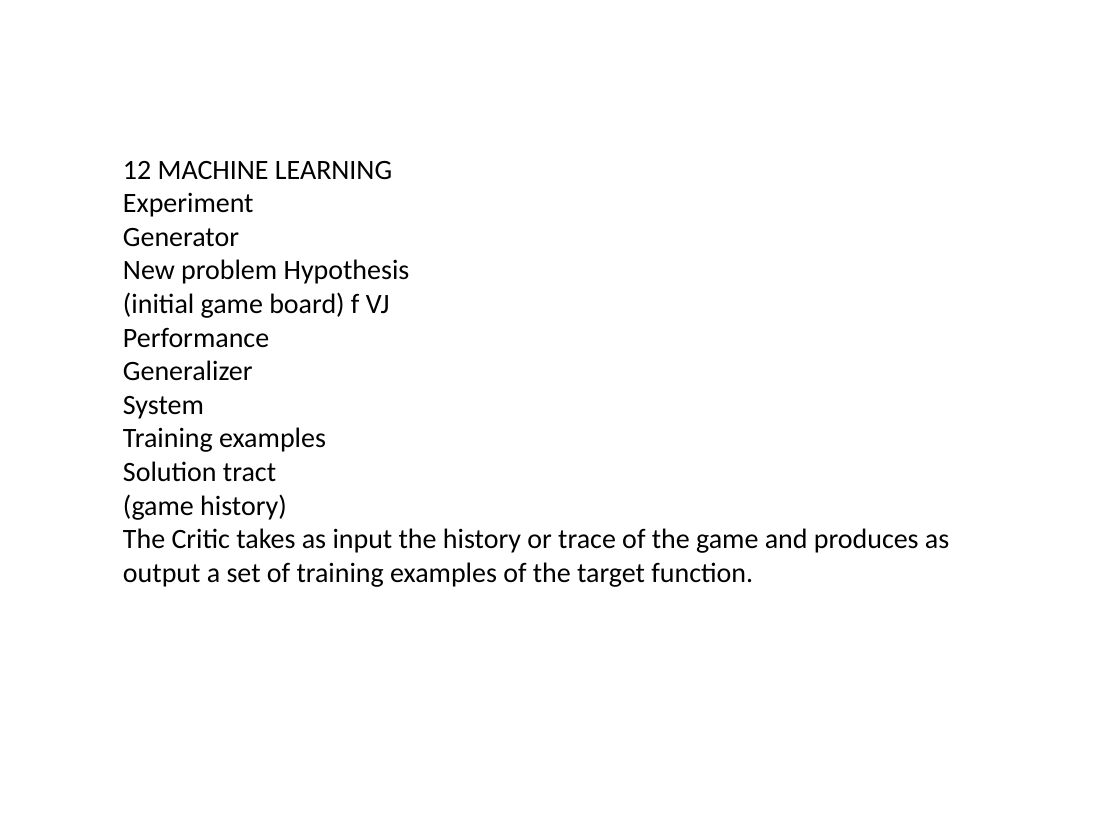
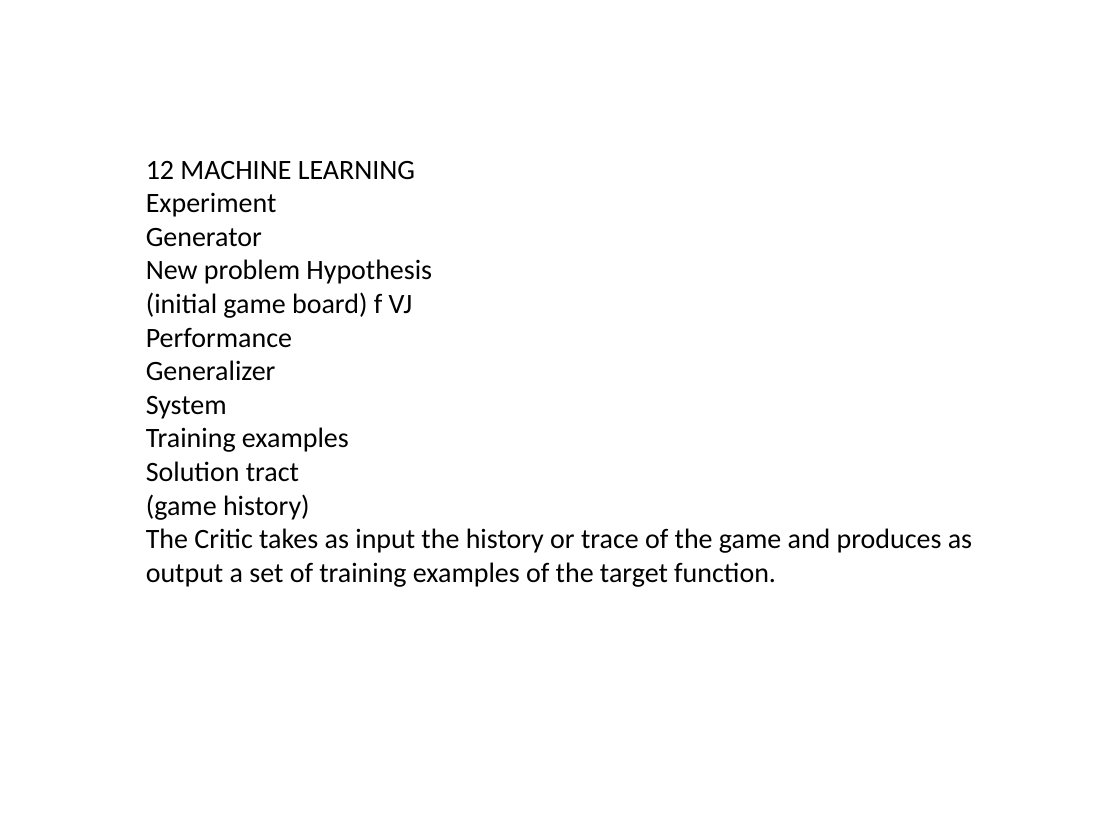
Before and after one commit to sai8151/EduFusion, a slide deck: slide 16 of output.pptx. Drawn at 1120x840 pixels with LibreOffice and Linux fonts; fonts in the diff are those of the drawing. Boxes give left, top, right and bottom in pixels: in the first picture for what was removed or moved away, otherwise in the second. Text is boxed around its words. In the diff, an @@ line names an element or a change of style, - is before the commit and + after.

```diff
--- a/output.pptx
+++ b/output.pptx
@@ text "12 MACHINE LEARNING Experiment Generator ...": place and size @@
-text "12 MACHINE LEARNING Experiment Generator ..." at <box>123,161,949,587</box>
+text "12 MACHINE LEARNING Experiment Generator ..." at <box>146,161,972,587</box>
```
Also in this commit, not shown: 62 other slides changed.
